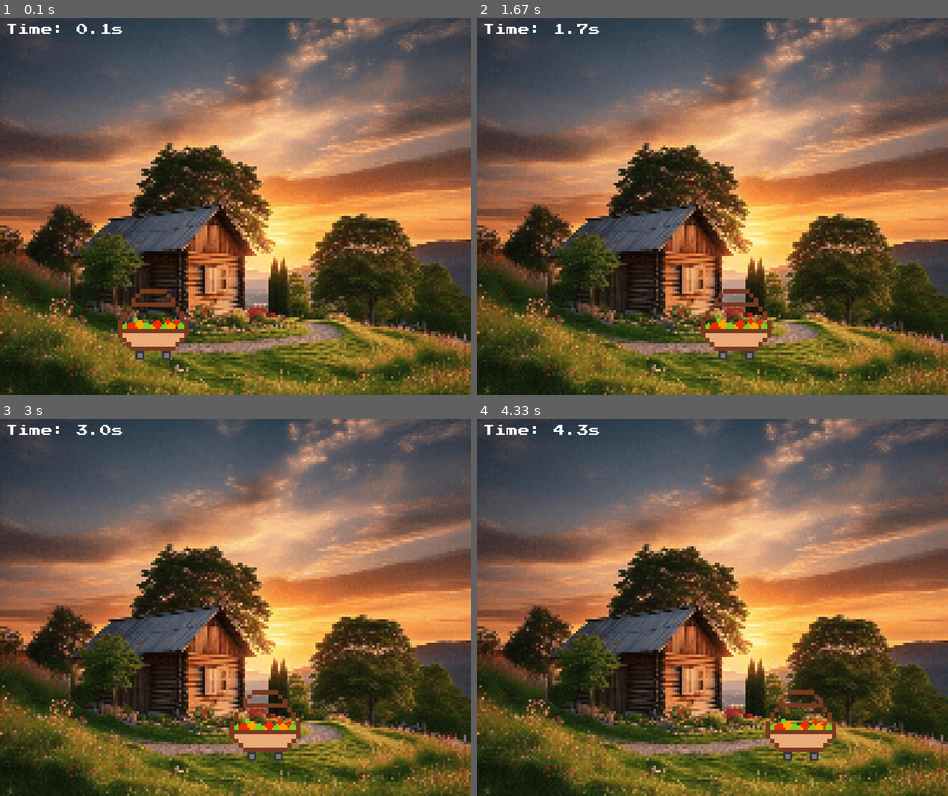
Above: before the commit, frames 1-4 (two rows, left to right).
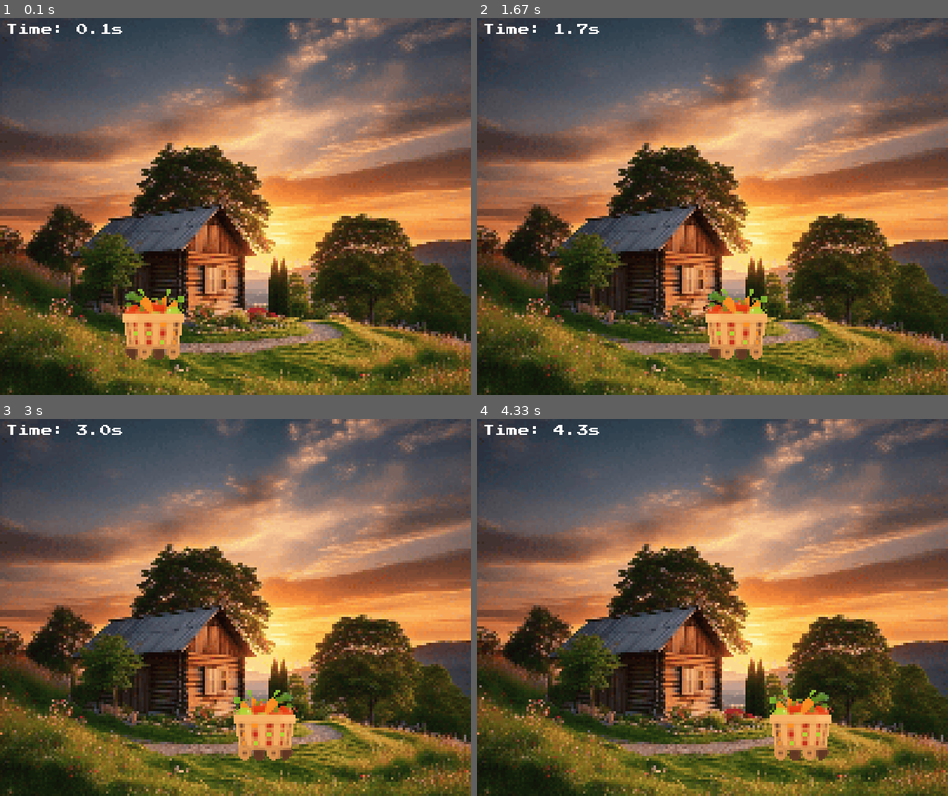
Above: after the commit, the same moments.

Repository: chickenSandwich-cpu/Fruit_Basket_pygame
Game: pygame game, started from Fruit_Basket/Fruit_Basket.py
Two runs of this game, one before a commit and one after it. Both use one fixed random seed, a clock stepped at 60 frames per second and the inputs below.
Inputs:
- Up to frame 1 (0.1 s): no input
- Up to frame 2 (1.67 s): hold Right 0.33-0.8 s; hold Right 0.83-1.3 s; hold Left from 1.33 s (still down)
- Up to frame 3 (3 s): release Left at 1.87 s; hold Left 1.9-2.3 s; hold Right 2.33-2.97 s
- Up to frame 4 (4.33 s): hold Left 3-3.47 s; hold Right 3.5-3.97 s; hold Right from 4 s (still down)

The runs differ from the first frame. In frame 1, 2.1% of the frame differs, in the area x 25-40%, y 71-91%; in frame 2, 2.1%; in frame 3, 2.1%, in the area x 48-64%, y 71-91%; in frame 4, 2.1%.

Commit message:
added character dynamically turns based on key movement pressed thingy?

Diff:
--- a/Fruit_Basket/Fruit_Basket.py
+++ b/Fruit_Basket/Fruit_Basket.py
@@ -27,6 +27,7 @@
 BG = pygame.image.load("assets/background.png")
 basket_img = pygame.image.load("assets/basket.png")
 basket_img = pygame.transform.scale(basket_img, (BASKET_WIDTH, BASKET_HEIGHT))
+basket_flipped = pygame.transform.flip(basket_img, True, False)
 
 
 # if BG:
@@ -51,8 +52,11 @@
 # Game loop
 def main():
     run = True
+    flipped = False
 
     basket_rect = pygame.Rect(200, HEIGHT - 180, BASKET_WIDTH, BASKET_HEIGHT)
+    loading_basket_img = basket_img
+
     clock = pygame.time.Clock()
     start_time = time.time()
     elapsed_time = 0
@@ -70,10 +74,17 @@
         keys = pygame.key.get_pressed()
         if keys[pygame.K_LEFT] and basket_rect.x - BASKET_VEL >= 0:
             basket_rect.x -= BASKET_VEL
+            if flipped:
+                loading_basket_img = basket_img
+                flipped = False
+
         if keys[pygame.K_RIGHT] and basket_rect.x + BASKET_VEL + basket_rect.width <= WIDTH:
             basket_rect.x += BASKET_VEL
+            if not flipped:
+                loading_basket_img = basket_flipped
+                flipped = True
 
-        draw(basket_img, basket_rect, elapsed_time)
+        draw(loading_basket_img, basket_rect, elapsed_time)
 
     pygame.quit()
 
Binary file added: Fruit_Basket/assets/basket(1).png
Binary file changed: Fruit_Basket/assets/basket.png
